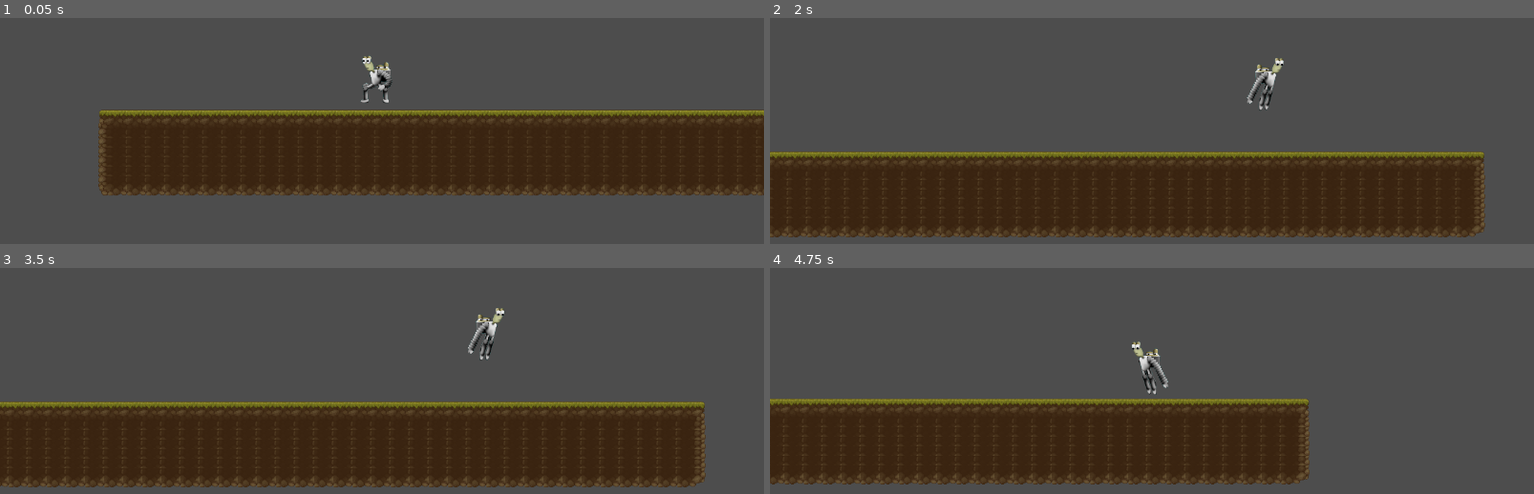
Above: before the commit, frames 1-4 (two rows, left to right).
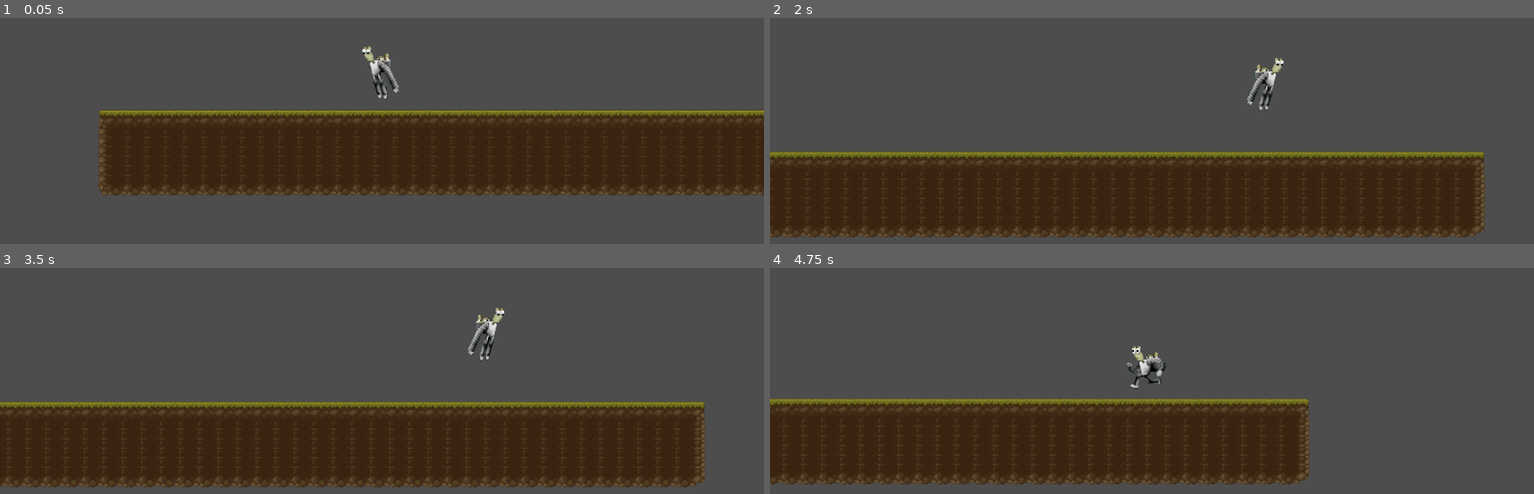
Above: after the commit, the same moments.

Repository: Japharidze/maxfield
Game: Godot game, scene res://src/platform.tscn
Same seed, same stepped clock (60 frames per second), same inputs: the game is played once before the commit and once after it.
Inputs:
- Up to frame 1 (0.05 s): no input
- Up to frame 2 (2 s): tap Enter (ui_accept) at 0.5, 0.6, 0.77, 1.07, 1.35, 1.52, 1.82 s; hold Right (ui_right) from 0.53 s (still down)
- Up to frame 3 (3.5 s): release Right (ui_right) at 2.03 s; hold Left (ui_left) 2.03-2.78 s; tap Enter (ui_accept) at 2.1, 2.85, 3.02, 3.32 s; hold Right (ui_right) from 2.78 s (still down)
- Up to frame 4 (4.75 s): tap Enter (ui_accept) at 3.6, 3.77, 4.07, 4.35, 4.52 s; release Right (ui_right) at 4.28 s; hold Left (ui_left) from 4.28 s (still down)

The runs differ from the first frame. In frame 1, 0.6% of the frame differs, in the area x 47-53%, y 12-38%; in frame 2, less than 0.1%; in frame 3, less than 0.1%; in frame 4, 0.5%.

Commit message:
basic movement&jumping done

Diff:
--- a/src/Actors/character.gd
+++ b/src/Actors/character.gd
@@ -8,19 +8,19 @@
 
 # Get the gravity from the project settings to be synced with RigidBody nodes.
 var gravity = ProjectSettings.get_setting("physics/2d/default_gravity")
-var animation_locked : bool = false
+var falling : bool = false
 var direction : Vector2 = Vector2.ZERO
-var jumping = false
-var falling = false
 
 
 func _physics_process(delta):
 	# Add the gravity.
 	if not is_on_floor():
 		velocity.y += gravity * delta
-		if not animation_locked:
-			print('a0-asdasd')
+		if velocity.y > 0 and not falling:
 			animated_sprite.play("falling")
+			falling = true
+	if is_on_floor() and falling:
+		falling = false
 
 	# Handle Jump.
 	if Input.is_action_just_pressed("ui_accept") and is_on_floor():
@@ -39,7 +39,7 @@
 	update_facing()
 
 func update_animation():
-	if not animation_locked:
+	if is_on_floor():
 		if direction.x != 0:
 			animated_sprite.play("moving")
 		else:
@@ -56,7 +56,6 @@
 func jump():
 	velocity.y = JUMP_VELOCITY
 	animated_sprite.play("jumping")
-	animation_locked = true
 
 
 func _on_animated_sprite_2d_animation_finished():
--- a/src/platform.tscn
+++ b/src/platform.tscn
@@ -1,8 +1,7 @@
-[gd_scene load_steps=6 format=3 uid="uid://c0276xjdobndd"]
+[gd_scene load_steps=5 format=3 uid="uid://c0276xjdobndd"]
 
 [ext_resource type="Texture2D" uid="uid://hr2k5cd51dqr" path="res://assets/Platforms/Texture/TX Tileset Ground.png" id="1_xqx50"]
 [ext_resource type="PackedScene" uid="uid://ckhy7603jmxen" path="res://src/Actors/character.tscn" id="2_q1rqm"]
-[ext_resource type="Script" path="res://src/Actors/character.gd" id="3_mci5h"]
 
 [sub_resource type="TileSetAtlasSource" id="TileSetAtlasSource_lp4iv"]
 texture = ExtResource("1_xqx50")
@@ -2014,7 +2013,6 @@
 
 [node name="Character" parent="." instance=ExtResource("2_q1rqm")]
 position = Vector2(475, 510)
-script = ExtResource("3_mci5h")
 
 [node name="RemoteTransform2D" type="RemoteTransform2D" parent="Character"]
 remote_path = NodePath("../../Camera2D")
